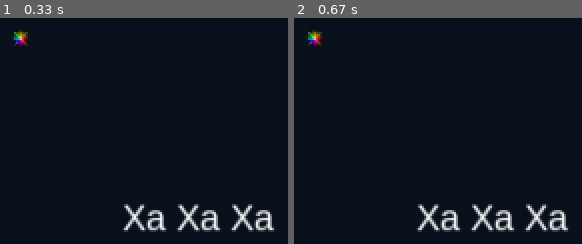
Above: before the commit, frames 1-2 (left to right).
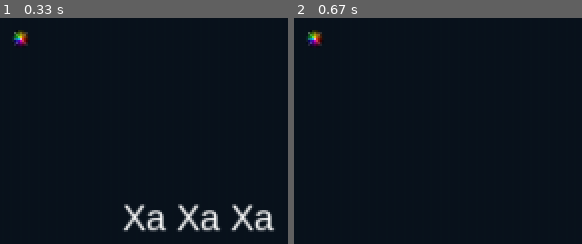
Above: after the commit, the same moments.

Repository: integrate/pygame_wrap1
Game: pygame game, started from __main__.py
Same seed, same stepped clock (60 frames per second), same inputs: the game is played once before the commit and once after it.
Inputs:
- Up to frame 1 (0.33 s): no input
- Up to frame 2 (0.67 s): tap Delete at 0.33 s

Frame 1 is identical in both runs. In frame 2, 2.9% of the frame differs, in the area x 42-96%, y 82-95%.

Commit message:
sprite removing

Diff:
--- a/__main__.py
+++ b/__main__.py
@@ -46,8 +46,9 @@
 
 
 def _check_collision_all(id1, id_list):
-    res = sprite.sprites_collide_all(id1, id_list)
-    # print(res)
+    if sprite.sprite_exists(id1):
+        res = sprite.sprites_collide_all(id1, id_list)
+        # print(res)
 
 
 def on_up_clicked(control_keys):
@@ -155,6 +156,8 @@
 def on_a_clicked():
     sprite.move_sprite_to_angle(sp1_id, -10)
 
+def on_del_clicked():
+    sprite.remove_sprite(sp1_id)
 
 def on_sec1():
     # print(sprite.get_sprite_final_angle(sp1_id))
@@ -189,6 +192,7 @@
 s_id = event.on_key_down(pygame.K_s, on_s_clicked)
 d_id = event.on_key_down(pygame.K_d, on_d_clicked)
 a_id = event.on_key_down(pygame.K_a, on_a_clicked)
+del_id = event.on_key_down(pygame.K_DELETE, on_del_clicked)
 # close_id = event.on_close(on_close)
 sec_id1 = event.on_timeout(50, 0, on_sec1)
 # sec_id2 = event.on_timeout(1000, 5, on_sec2)
--- a/object_manager.py
+++ b/object_manager.py
@@ -20,6 +20,13 @@
         new_id = self._id_generator.get_id()
         self._objects[new_id] = obj
         return new_id
+
+    def remove_by_id(self, id):
+        if id in self._objects:
+            obj = self._objects[id]
+            del self._objects[id]
+            return obj
+        return None
 
     def get_obj_id(self, obj):
         return self._get_obj_id(obj)
--- a/sprite.py
+++ b/sprite.py
@@ -22,6 +22,9 @@
 
     def add_image_sprite(self, sprite):
         self._group.add(sprite)
+
+    def remove_image_sprite(self, sprite):
+        self._group.remove(sprite)
 
     def sprites_collide(self, sprite1, sprite2):
         if not sprite1.rect.colliderect(sprite2.rect):
--- a/wrap_sprite.py
+++ b/wrap_sprite.py
@@ -9,6 +9,16 @@
     id = wrap_base.sprite_id_manager.add_object(sprite)
     wrap_base.world.sprite_manager.add_image_sprite(sprite)
     return id
+
+def remove_sprite(id):
+    obj = wrap_base.sprite_id_manager.remove_by_id(id)
+    if obj is not None:
+        wrap_base.world.sprite_manager.remove_image_sprite(obj)
+
+def sprite_exists(id):
+    obj = wrap_base.sprite_id_manager.get_obj_id(id)
+    return obj is not None
+
 
 def add_sprite(sprite_type_name, x, y, visible=True, costume=None):
     # get sprite type
@@ -34,7 +44,6 @@
     return _register_sprite(sprite)
 
 
-
 def get_sprite_width(id):
     return _get_sprite_by_id(id).get_width_pix()
 
